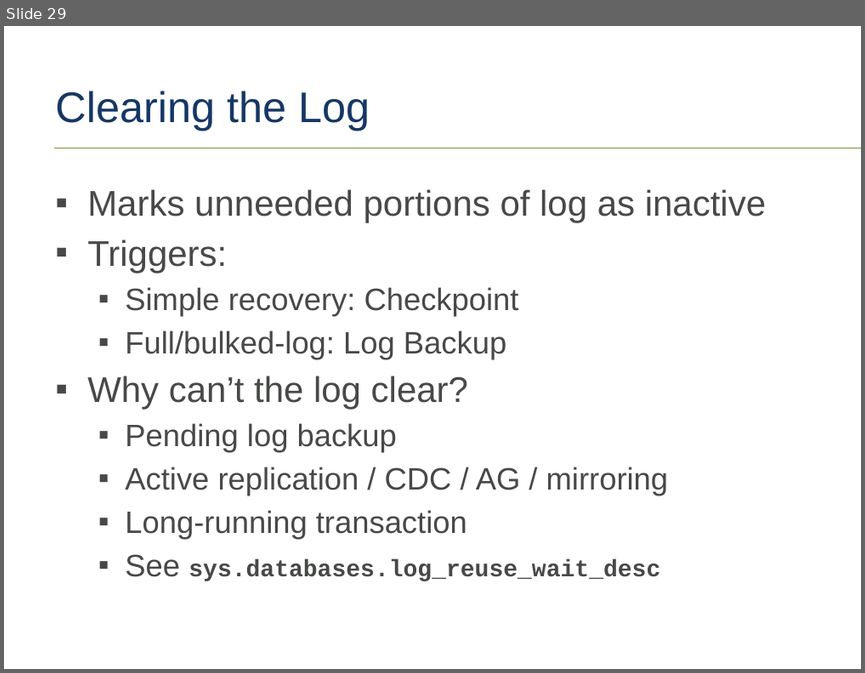
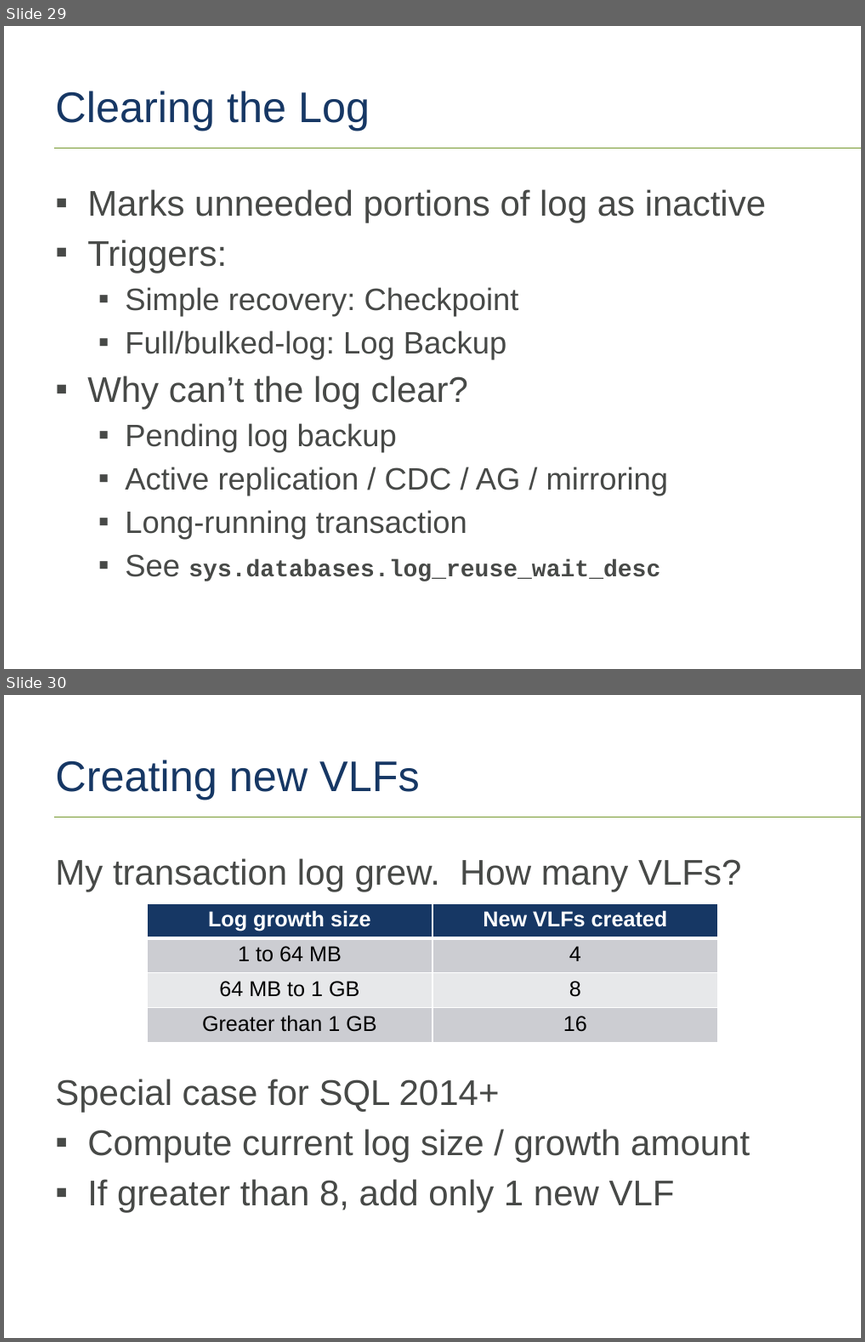
Before and after one commit to tf3604/LogFilePresentation, a slide deck: TransactionLog.pptx. Shown one above the other, each under a label of ours: slide 29 before the commit, slides 29 and 30 after it. The pictures are 865x673 and 865x1342 pixels, drawn with LibreOffice and Linux fonts; fonts in the diff are those of the drawing; background and template pictures are left out. Boxes give left, top, right and bottom in pixels: in the first picture for what was removed or moved away, otherwise in the second. Text is boxed around its words. In the diff, an @@ line names an element or a change of style, - is before the commit and + after.

```diff
--- a/TransactionLog.pptx
+++ b/TransactionLog.pptx
@@ slide 30 added at bbox=[4, 695, 861, 1338], background #FFFFFF; not listed: 1 template element that a slide beside it also shows @@
@@ title added at bbox=[55, 760, 420, 800], 36 pt, text #163764 @@
+Creating new VLFs
@@ text added at bbox=[55, 858, 741, 891], 30 pt, text #474947 @@
+My transaction log grew. How many VLFs?
@@ table added at bbox=[147, 903, 718, 1042], 4 rows, 2 columns @@
+Log growth size | New VLFs created
+1 to 64 MB | 4
+64 MB to 1 GB | 8
+Greater than 1 GB | 16
@@ text added at bbox=[55, 1078, 749, 1212], 30 pt, text #474947 @@
+Special case for SQL 2014+
+▪ Compute current log size / growth amount
+▪ If greater than 8, add only 1 new VLF
```
Also in this commit, not shown: 3 slides changed.
